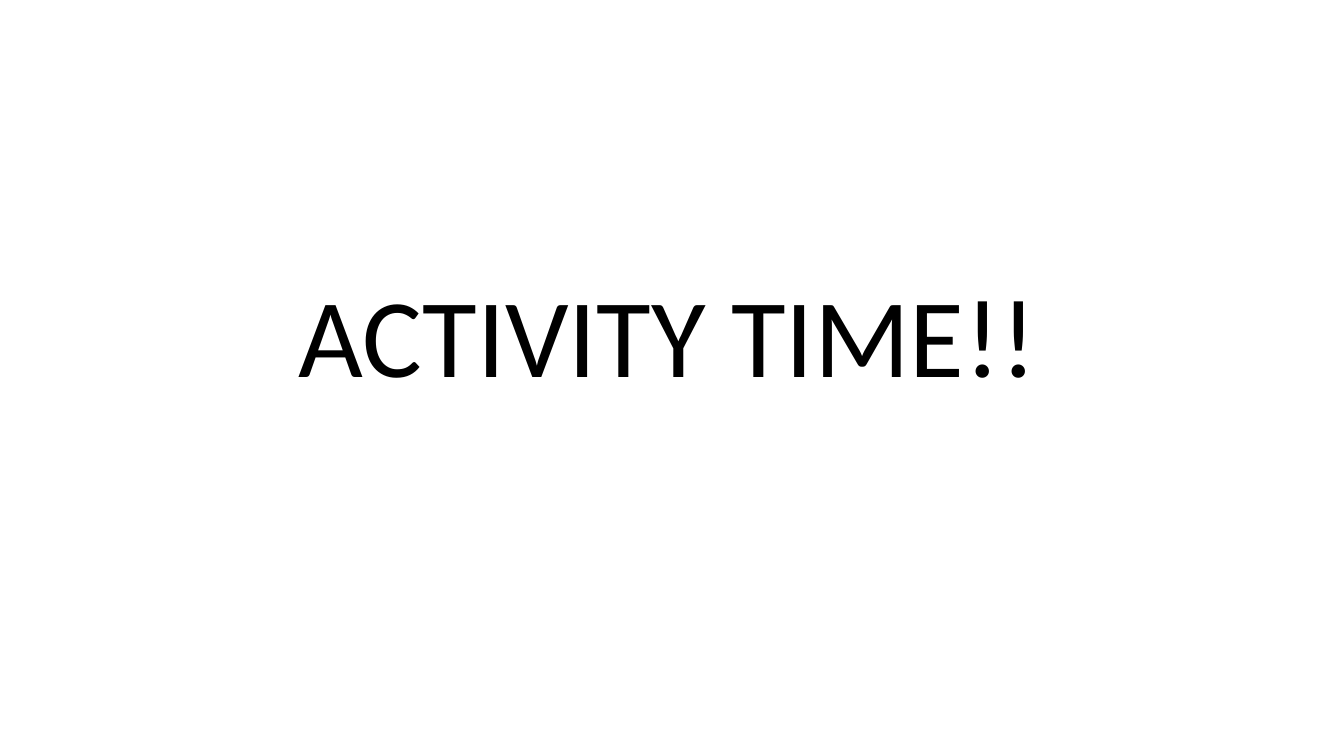
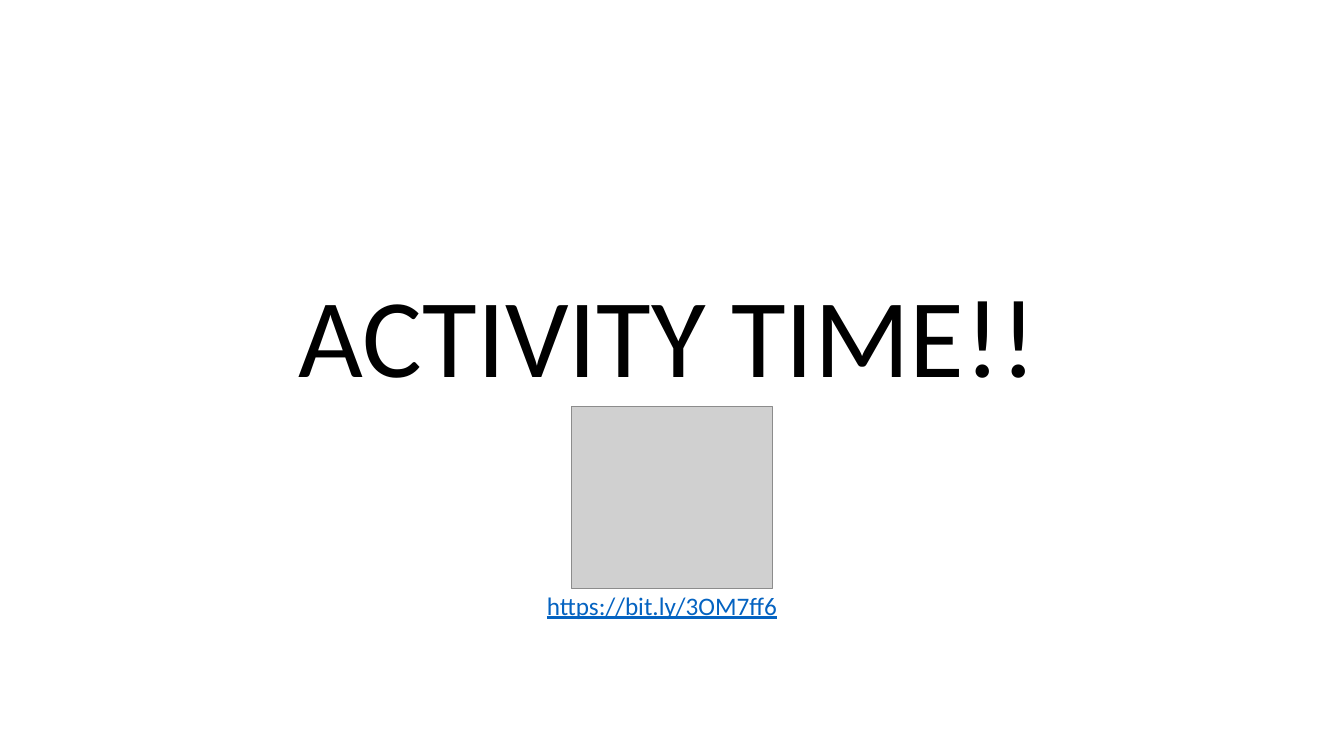
Before and after one commit to WSU-DataScience/USCOTS23_Bergen_Gestalt, a slide deck: slide 37 of USCOTS2023_Gestalt.pptx. Drawn at 1344x756 pixels with LibreOffice and Linux fonts; fonts in the diff are those of the drawing; grey boxes stand for pictures. Boxes give left, top, right and bottom in pixels: in the first picture for what was removed or moved away, otherwise in the second. Text is boxed around its words. In the diff, an @@ line names an element or a change of style, - is before the commit and + after.

```diff
--- a/USCOTS2023_Gestalt.pptx
+++ b/USCOTS2023_Gestalt.pptx
@@ picture added at <box>572,407,773,589</box> @@
@@ text added at <box>547,597,777,619</box>, 18 pt, text #0563C1, underline @@
+https://bit.ly/3OM7ff6
```
Also in this commit, not shown: 2 other files.
